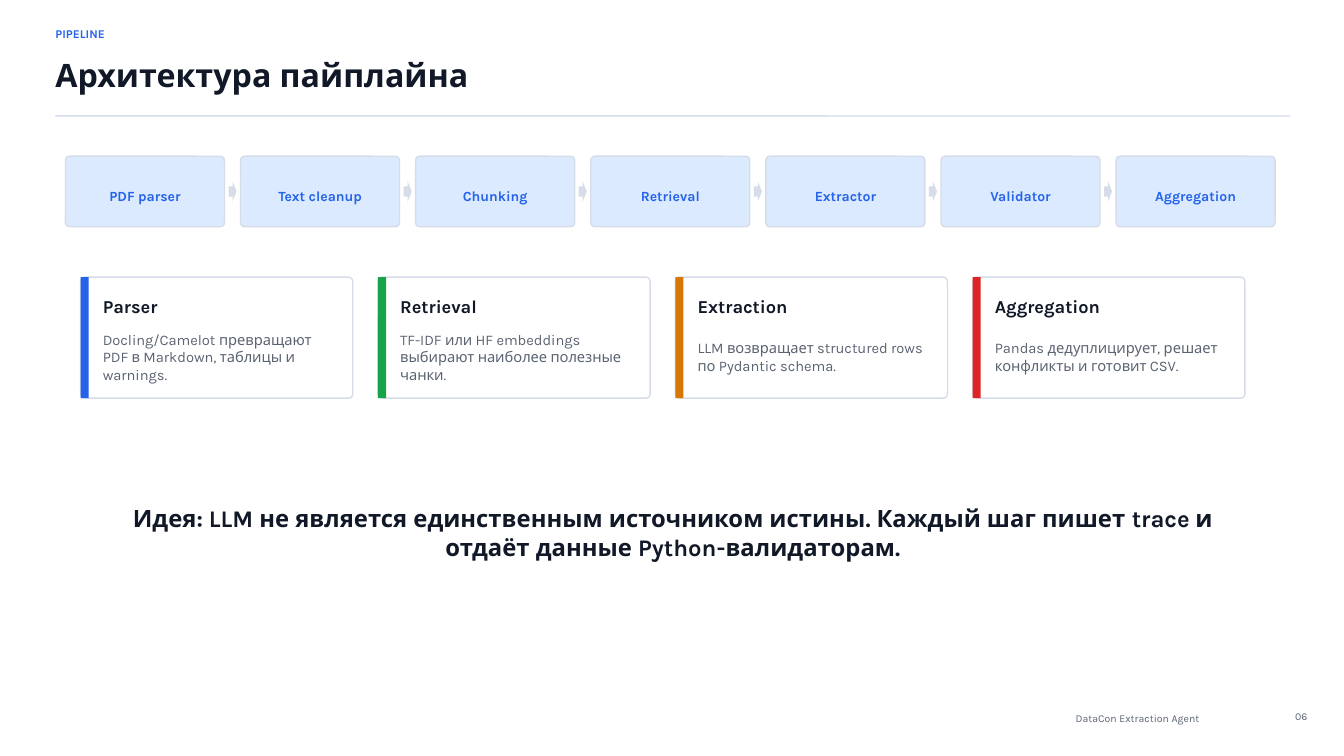
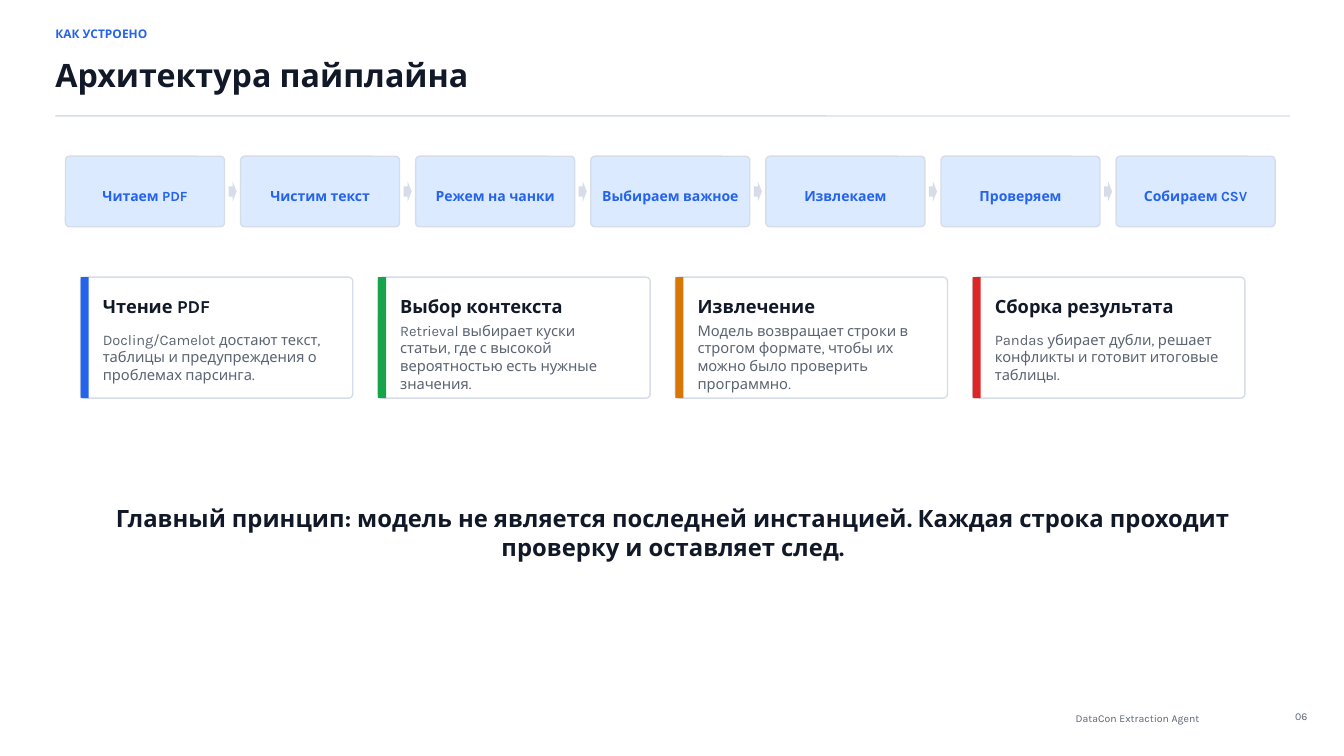
Before and after one commit to Aillight/DATACON-Million-miles-of-SMILES, a slide deck: slide 6 of presentation/DataCon_Extraction_Agent_Presentation.pptx. Drawn at 1344x756 pixels with LibreOffice and Linux fonts; fonts in the diff are those of the drawing. Boxes give left, top, right and bottom in pixels: in the first picture for what was removed or moved away, otherwise in the second. Text is boxed around its words. In the diff, an @@ line names an element or a change of style, - is before the commit and + after.

```diff
--- a/presentation/DataCon_Extraction_Agent_Presentation.pptx
+++ b/presentation/DataCon_Extraction_Agent_Presentation.pptx
@@ text at bbox=[55, 29, 148, 38]: text changed @@
-PIPELINE
+КАК УСТРОЕНО
@@ text at bbox=[102, 191, 187, 201]: text changed @@
-PDF parser
+Читаем PDF
@@ text at bbox=[270, 191, 370, 201]: text changed @@
-Text cleanup
+Чистим текст
@@ text at bbox=[436, 191, 554, 201]: text changed @@
-Chunking
+Режем на чанки
@@ text at bbox=[602, 190, 738, 205]: text changed @@
-Retrieval
+Выбираем важное
@@ text at bbox=[804, 191, 886, 201]: text changed @@
-Extractor
+Извлекаем
@@ text at bbox=[979, 191, 1061, 205]: text changed @@
-Validator
+Проверяем
@@ text at bbox=[1144, 190, 1247, 205]: text changed @@
-Aggregation
+Собираем CSV
@@ text at bbox=[400, 299, 562, 318]: text changed @@
-Retrieval
+Выбор контекста
@@ text at bbox=[995, 299, 1173, 318]: text changed @@
-Aggregation
+Сборка результата
@@ text at bbox=[103, 300, 210, 313]: text changed @@
-Parser
+Чтение PDF
@@ text at bbox=[400, 325, 597, 375]: text changed @@
-TF-IDF или HF embeddings выбирают наиболее полезные чанки.
+Retrieval выбирает куски статьи, где с высокой вероятностью есть нужные значения.
@@ text at bbox=[698, 300, 816, 314]: text changed @@
-Extraction
+Извлечение
@@ text at bbox=[698, 325, 908, 375]: text changed @@
-LLM возвращает structured rows по Pydantic schema.
+Модель возвращает строки в строгом формате, чтобы их можно было проверить программно.
@@ text at bbox=[103, 334, 318, 384]: text changed @@
-Docling/Camelot превращают PDF в Markdown, таблицы и warnings.
+Docling/Camelot достают текст, таблицы и предупреждения о проблемах парсинга.
@@ text at bbox=[995, 334, 1218, 383]: text changed @@
-Pandas дедуплицирует, решает конфликты и готовит CSV.
+Pandas убирает дубли, решает конфликты и готовит итоговые таблицы.
@@ text at bbox=[116, 508, 1229, 562]: text changed @@
-Идея: LLM не является единственным источником истины. Каждый шаг пишет trace и отдаёт данные Python-валидаторам.
+Главный принцип: модель не является последней инстанцией. Каждая строка проходит проверку и оставляет след.
```
Also in this commit, not shown: 19 other slides changed, 1 other file.
